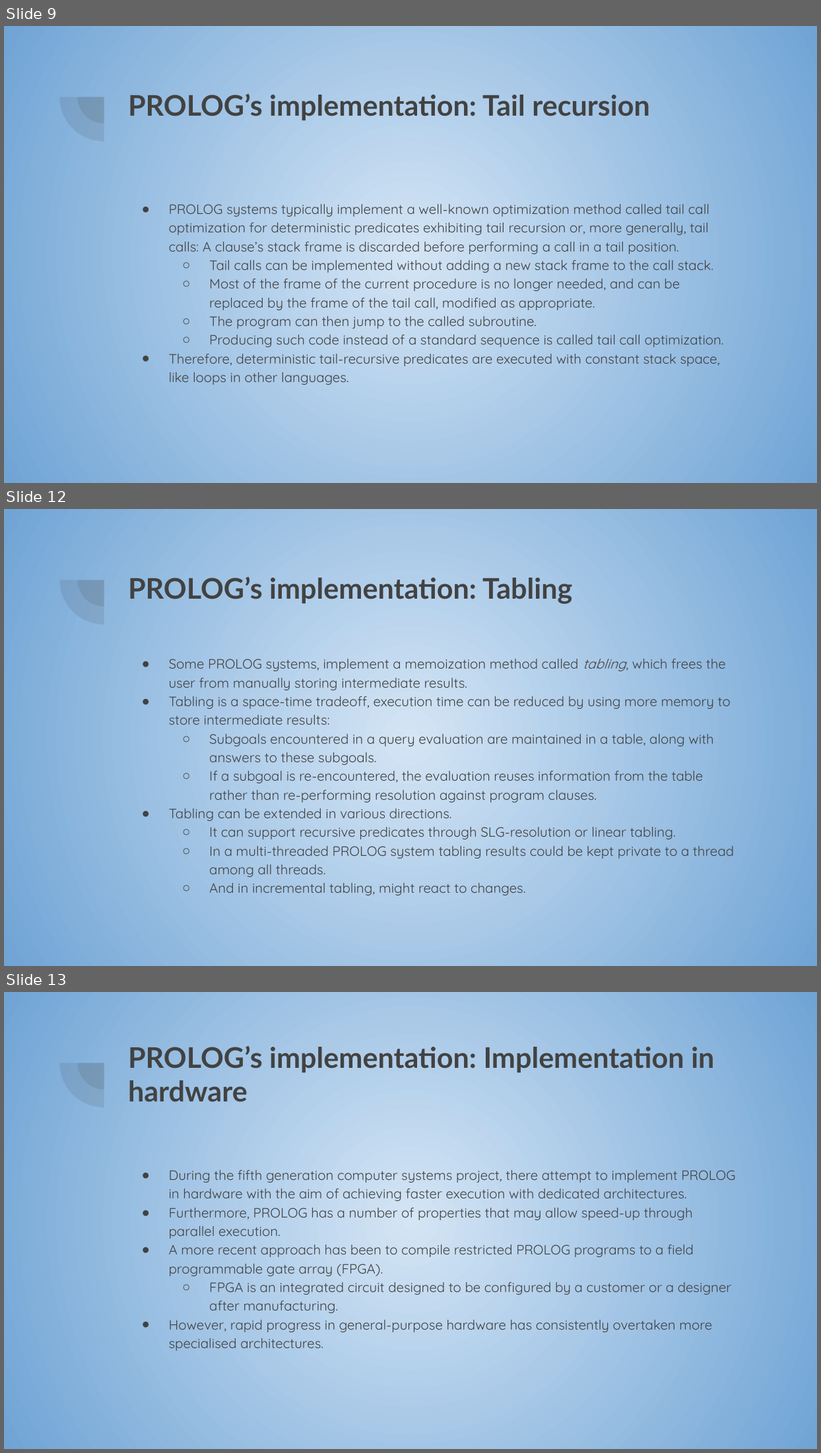
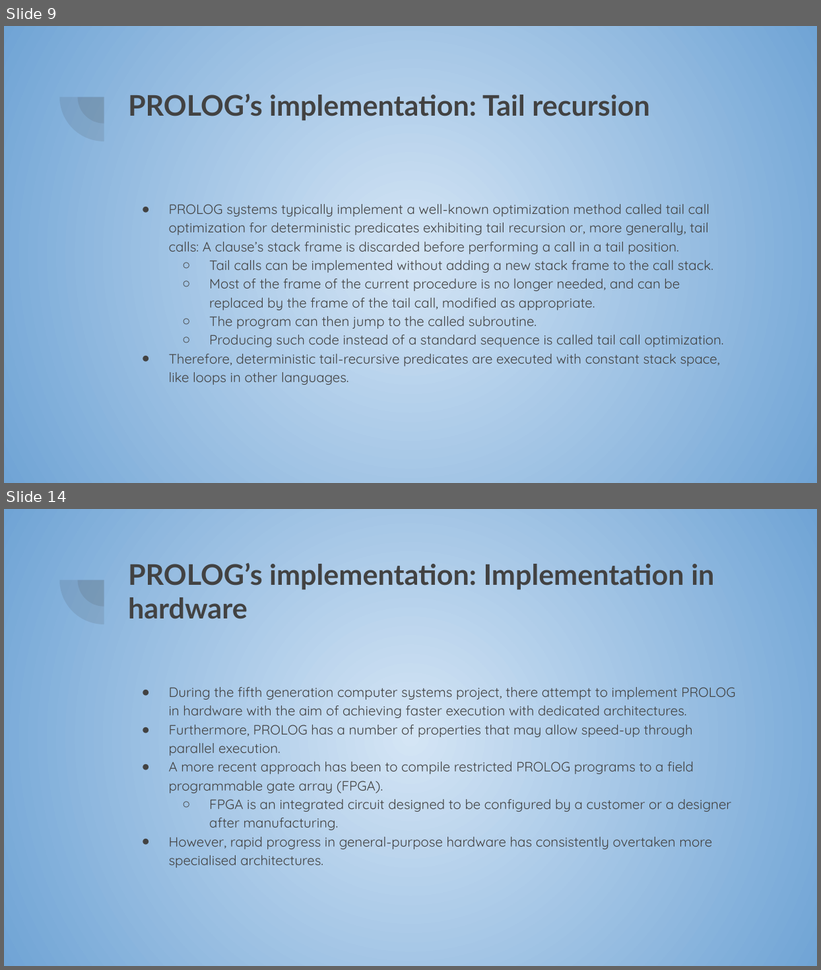
Before and after one commit to marc7666/Language-processors, a slide deck: Activities/Symbol table, intemediate code generation and synthesis phase/PROLOG presentation.pptx. Shown one above the other, each under a label of ours: slides 9, 12 and 13 before the commit, slides 9 and 14 after it; the slides between them are not shown. The pictures are 821x1453 and 821x970 pixels, drawn with LibreOffice and Linux fonts; fonts in the diff are those of the drawing. Boxes give left, top, right and bottom in pixels: in the first picture for what was removed or moved away, otherwise in the second. Text is boxed around its words. In the diff, an @@ line names an element or a change of style, - is before the commit and + after.

```diff
--- a/Activities/Symbol table, intemediate code generation and synthesis phase/PROLOG presentation.pptx
+++ b/Activities/Symbol table, intemediate code generation and synthesis phase/PROLOG presentation.pptx
@@ slide 12 removed at (x1=4, y1=509, x2=817, y2=966), background gradient #D4E5F5 to #70A4D5; not listed: 2 template elements that a slide beside it also shows @@
@@ title removed at (x1=128, y1=577, x2=572, y2=604) @@
-PROLOG’s implementation: Tabling
@@ text removed at (x1=169, y1=659, x2=734, y2=896) @@
-● Some PROLOG systems, implement a memoization method called tabling, which frees the user from manually storing intermediate results.
-● Tabling is a space-time tradeoff, execution time can be reduced by using more memory to store intermediate results:
-  ○ Subgoals encountered in a query evaluation are maintained in a table, along with answers to these subgoals.
-  ○ If a subgoal is re-encountered, the evaluation reuses information from the table rather than re-performing resolution against program clauses.
-● Tabling can be extended in various directions.
-  ○ It can support recursive predicates through SLG-resolution or linear tabling.
-  ○ In a multi-threaded PROLOG system tabling results could be kept private to a thread among all threads.
-  ○ And in incremental tabling, might react to changes.
@@ what was slide 13 is now slide 14 @@
```
Also in this commit, not shown: 4 slides changed, 5 slides added, 3 other slides removed, 1 other file.
